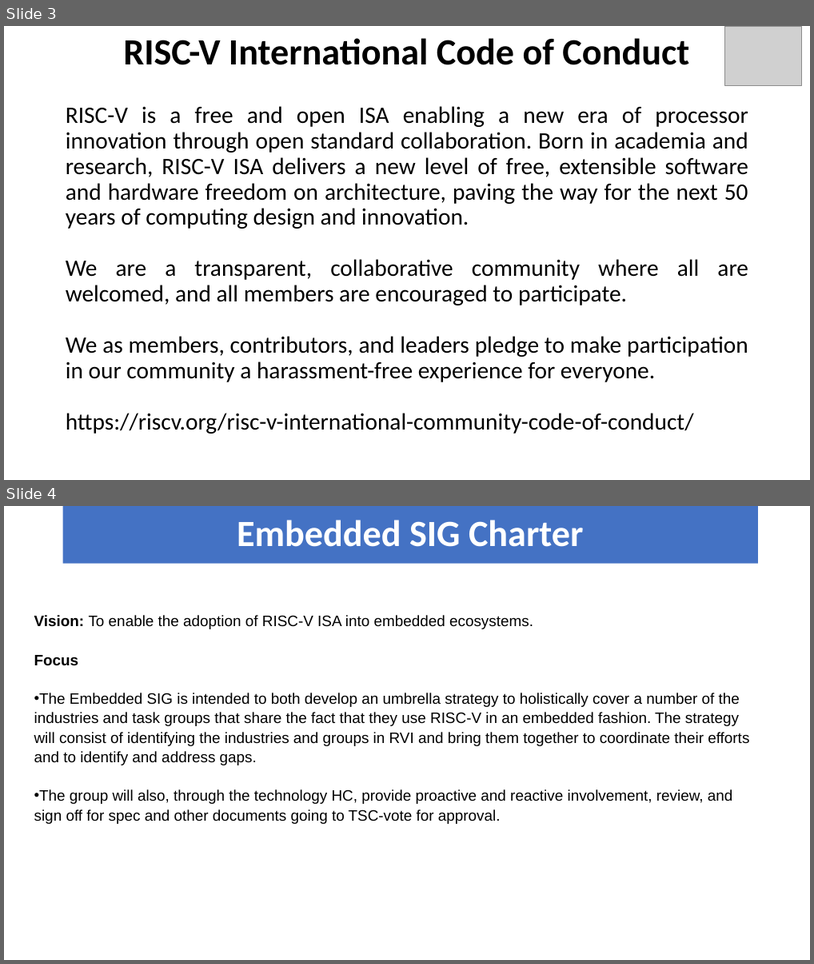
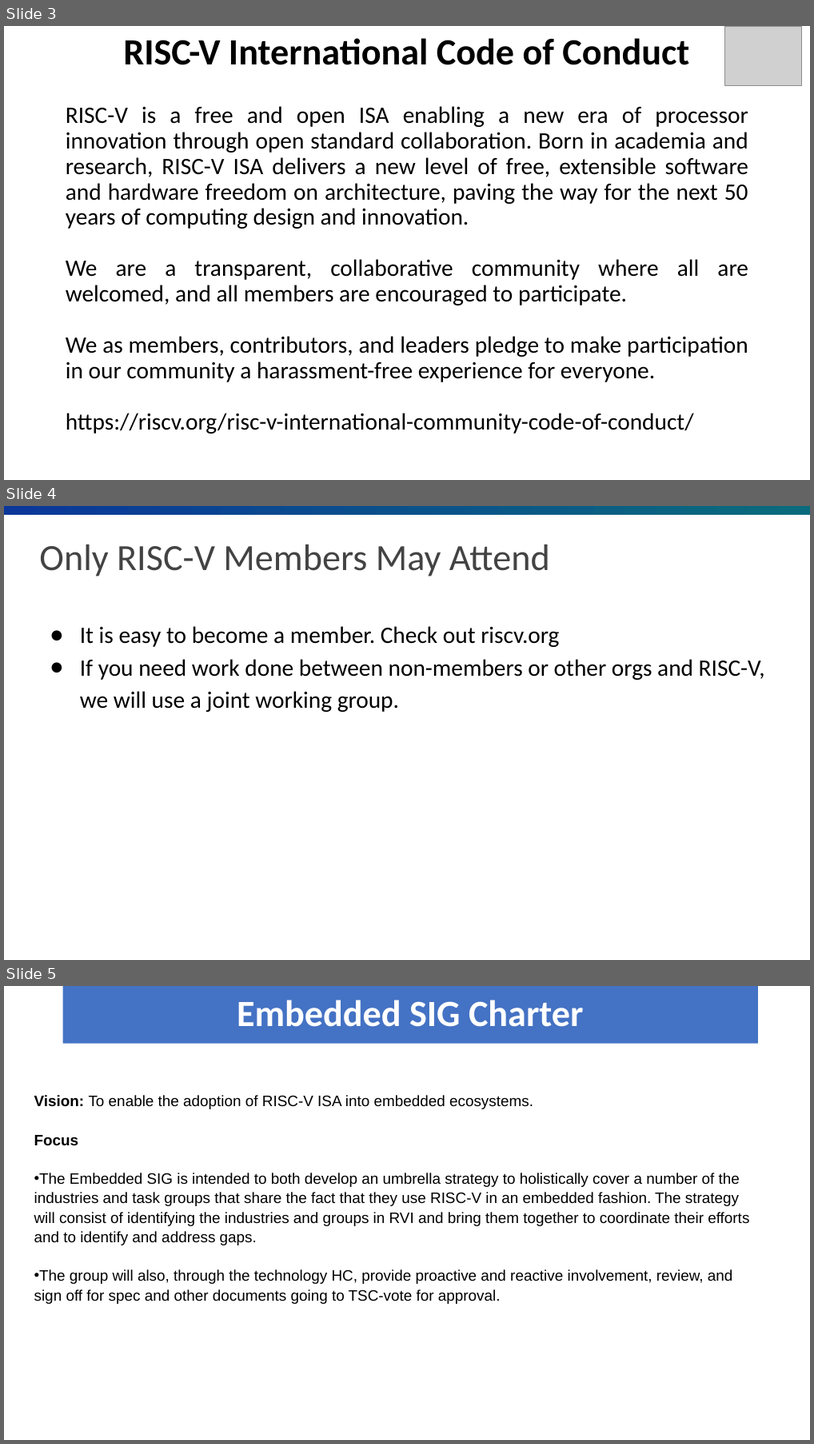
Before and after one commit to riscv-admin/riscv-embedded-sig, a slide deck: embedded_sig.pptx. Shown one above the other, each under a label of ours: slides 3 and 4 before the commit, slides 3, 4 and 5 after it. The pictures are 814x964 and 814x1444 pixels, drawn with LibreOffice and Linux fonts; fonts in the diff are those of the drawing; grey boxes stand for pictures; background and template pictures are left out. Boxes give left, top, right and bottom in pixels: in the first picture for what was removed or moved away, otherwise in the second. Text is boxed around its words. In the diff, an @@ line names an element or a change of style, - is before the commit and + after.

Commit message:
Added slides for 1st meeting, update base slides
Added slide saying non-members cannot be in meetings..

```diff
--- a/embedded_sig.pptx
+++ b/embedded_sig.pptx
@@ slide 4 added at [4,506,810,960], background #FFFFFF @@
@@ rectangle added at [4,506,810,515], fill gradient #0A3799 to #0A6B7C @@
@@ title added at [39,544,550,576], 44 pt, text #434343 @@
+Only RISC-V Members May Attend
@@ text added at [80,626,766,712], 28 pt, text #000000 @@
+● It is easy to become a member. Check out riscv.org
+● If you need work done between non-members or other orgs and RISC-V, we will use a joint working group.
@@ what was slide 4 is now slide 5 @@
```
Also in this commit, not shown: 2 other files.
